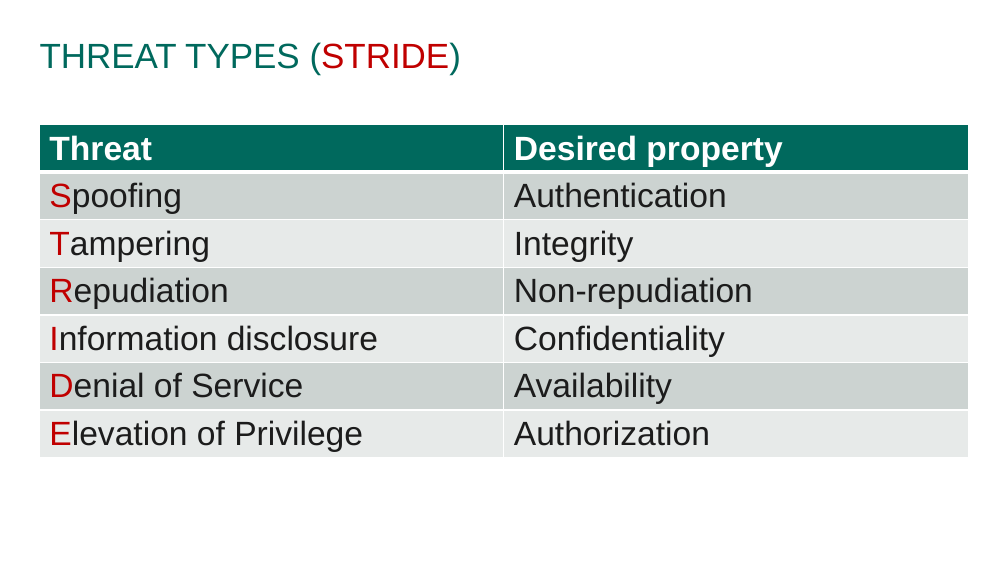
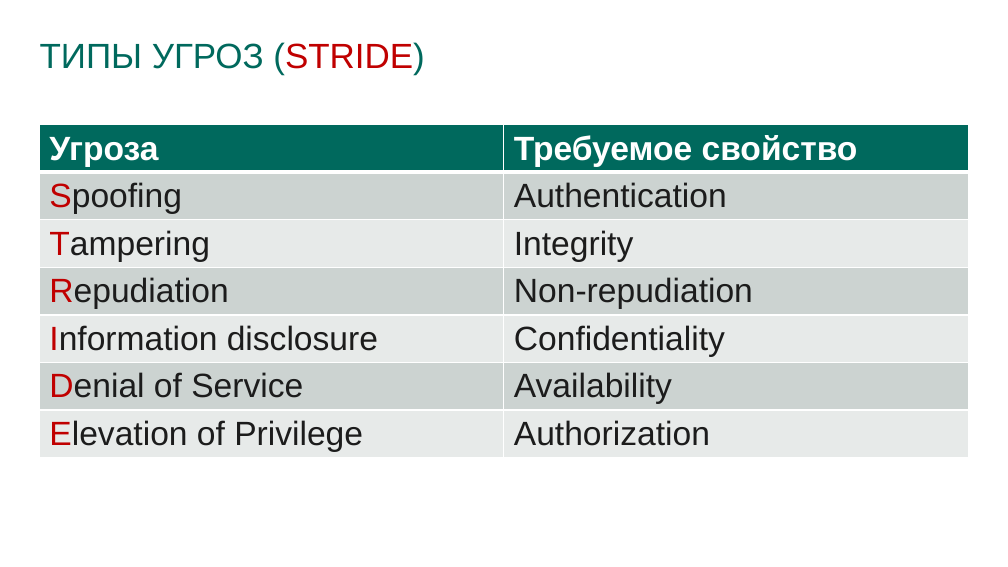
Before and after one commit to prograholic/prograholic.github.io, a slide deck: slide 9 of nsu_31_01_2017/31.01.2017_kutumov.pptx (slide 6 before the commit). Drawn at 1008x567 pixels with LibreOffice and Linux fonts; fonts in the diff are those of the drawing; background and template pictures are left out. Boxes give left, top, right and bottom in pixels: in the first picture for what was removed or moved away, otherwise in the second. Text is boxed around its words. In the diff, an @@ line names an element or a change of style, - is before the commit and + after.

```diff
--- a/nsu_31_01_2017/31.01.2017_kutumov.pptx
+++ b/nsu_31_01_2017/31.01.2017_kutumov.pptx
@@ title at box(40, 42, 424, 75): text changed @@
-THREAT TYPES (STRIDE)
+ТИПЫ УГРОЗ (STRIDE)
@@ table at box(39, 125, 969, 478) @@
-row 1, column 1: Threat
+row 1, column 1: Угроза
-row 1, column 2: Desired property
+row 1, column 2: Требуемое свойство
```
Also in this commit, not shown: 8 other slides changed, 3 slides added.
